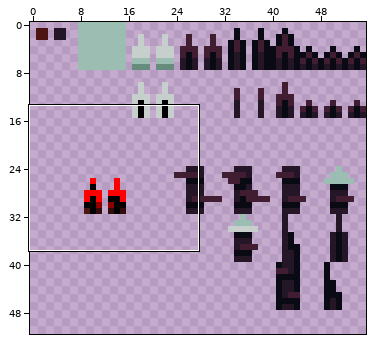
Edited in one commit: sprite sheet (sprites/spr_spines_tileset/edfb4a30-14fc-408e-8716-15761f76d7bc.png). The first picture is a wide view before the edit; the outline marks the close-up.
Close-up. First the earlier version:
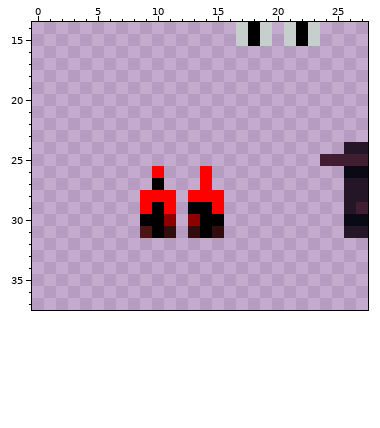
The file is 56x120 pixels. Shown: x 0..27, y 14..37. The wide view leaves out empty margins.
After the commit:
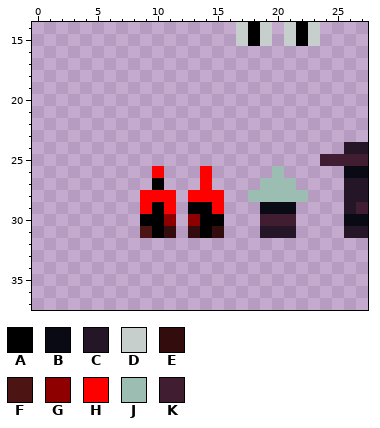
Palette (. is transparent): A #000000  B #090a14  C #241527  D #c7cfcc  E #330d0d  F #4d1414  G #8e0000  H #ff0000  J #9cbeb2  K #411d31
Edits made:
@@ x 16..24 @@
 25 ........K
-26 .........
-27 .........
-28 .........
-29 .........
-30 .........
-31 .........
+26 ....J....
+27 ...JJJ...
+28 ..JJJJJ..
+29 ...BBB...
+30 ...KKK...
+31 ...CCC...
 32 .........
Changed places in both close-ups, as pixel boxes (x1, y1, x2, y2):
added: (248, 166, 308, 238)
